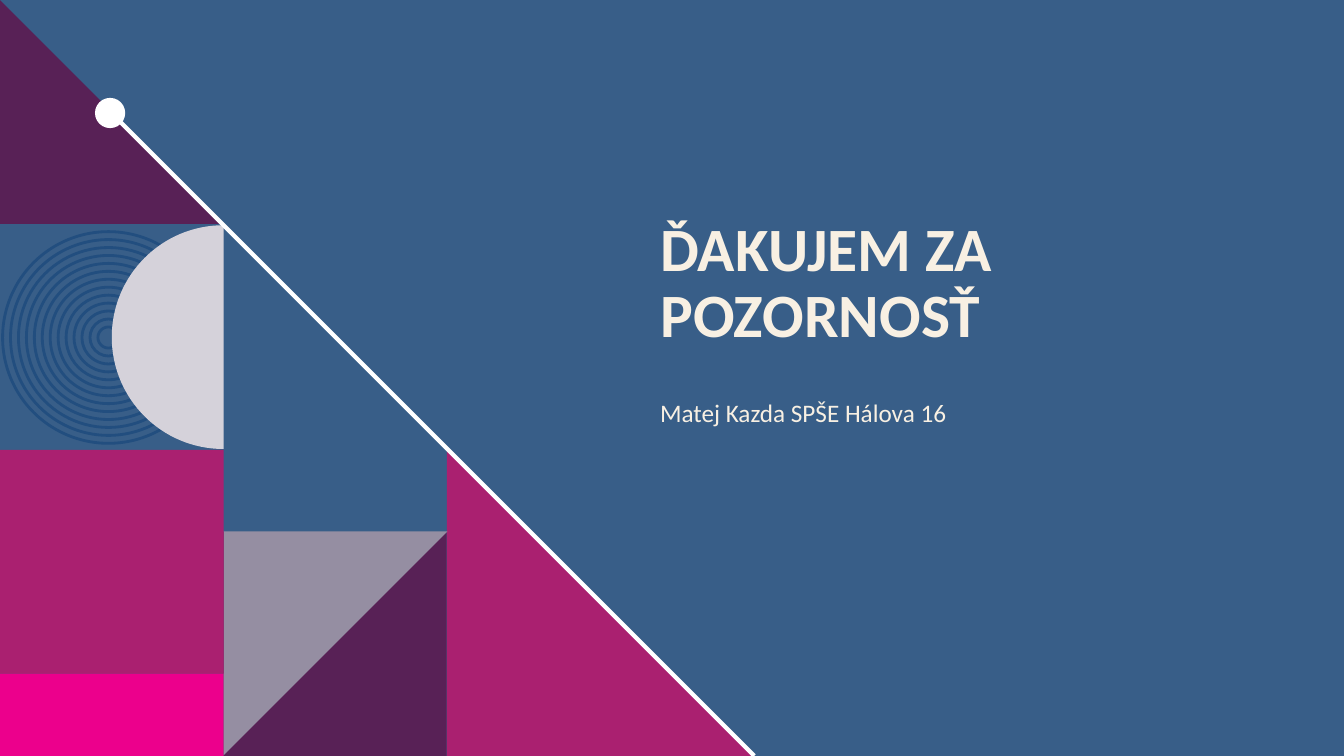
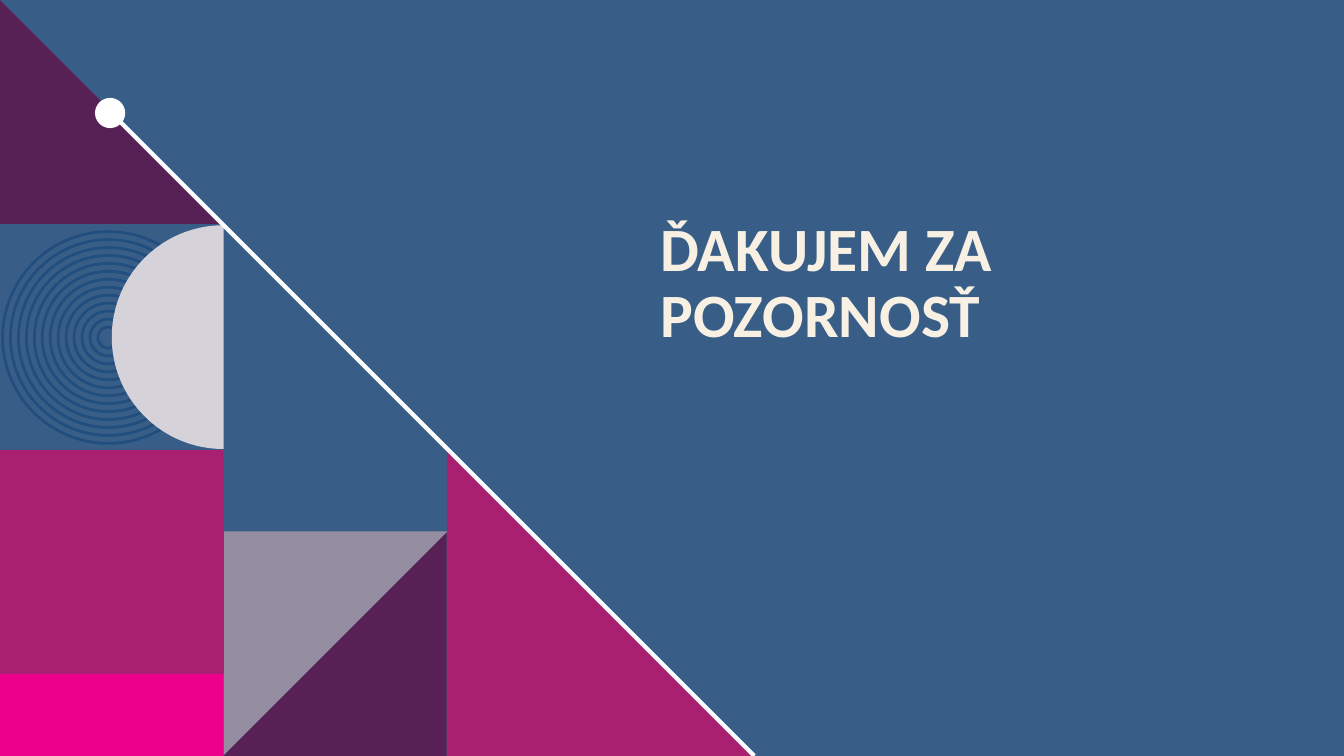
Before and after one commit to JetamAdzak/Rocnikova-praca, a slide deck: slide 12 of ROCNIKOVA_GPU_PREZ.pptx (slide 14 before the commit). Drawn at 1344x756 pixels with LibreOffice and Linux fonts; fonts in the diff are those of the drawing; background and template pictures are left out. Boxes give left, top, right and bottom in pixels: in the first picture for what was removed or moved away, otherwise in the second. Text is boxed around its words. In the diff, an @@ line names an element or a change of style, - is before the commit and + after.

```diff
--- a/ROCNIKOVA_GPU_PREZ.pptx
+++ b/ROCNIKOVA_GPU_PREZ.pptx
@@ subtitle removed at box(660, 402, 947, 427) @@
-Matej Kazda SPŠE Hálova 16
```
Also in this commit, not shown: 6 other slides changed, 3 slides added, 5 slides removed.
